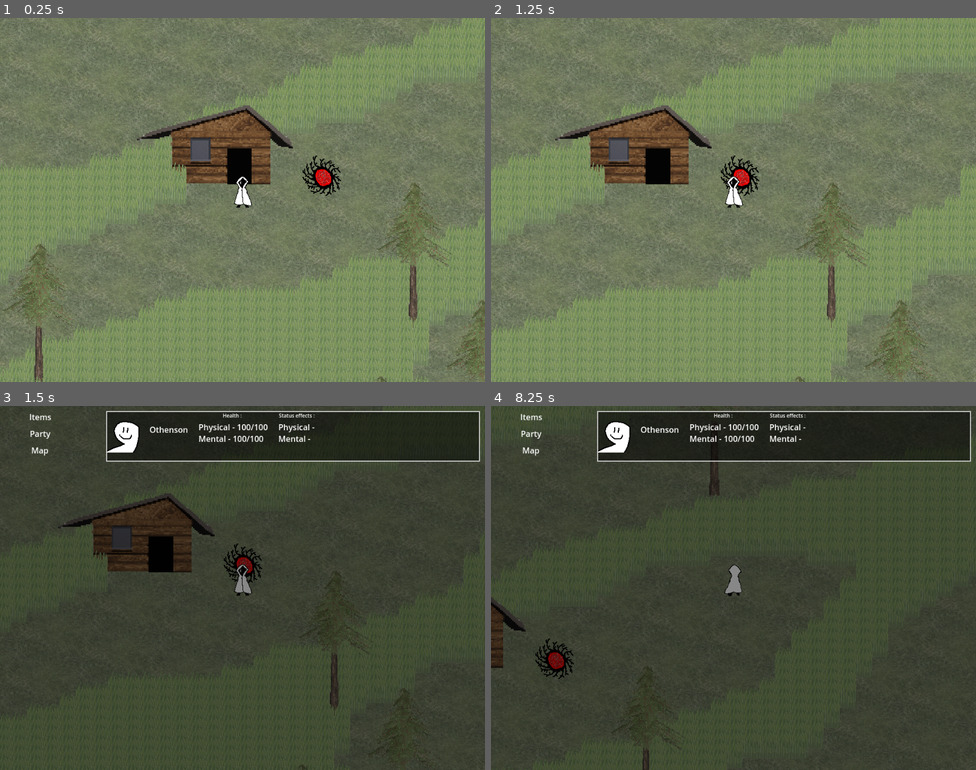
Above: before the commit, frames 1-4 (two rows, left to right).
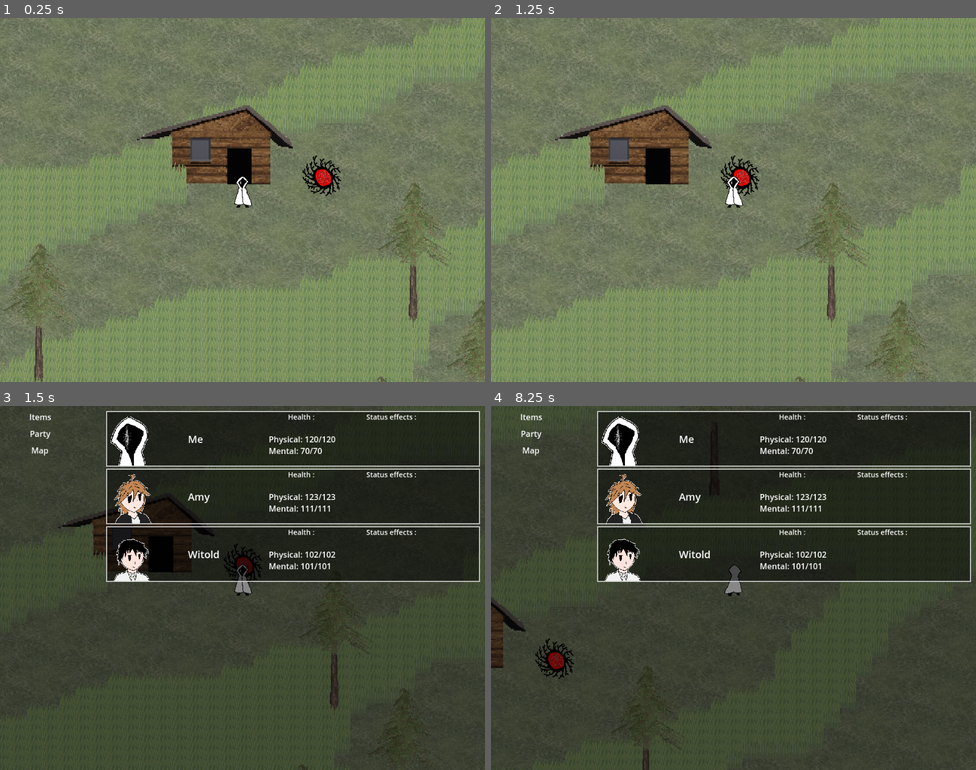
Above: after the commit, the same moments.

Repository: Herosege/PureKillRot
Game: Godot game, scene res://Scenes/Regions/main.tscn
Two runs of this game, one before a commit and one after it. Both use one fixed random seed, a clock stepped at 60 frames per second and the inputs below.
Inputs:
- Up to frame 1 (0.25 s): no input
- Up to frame 2 (1.25 s): tap Enter at 0.5 s; hold Right (move_right) from 0.53 s (still down); tap Z (accept) at 0.6 s
- Up to frame 3 (1.5 s): release Right (move_right) at 1.28 s; hold X (back) from 1.28 s (still down); tap Shift (Sprint) at 1.35 s
- Up to frame 4 (8.25 s): tap Z (accept) at 1.55, 2, 2.1, 2.75, 2.85, 3.5, 3.8, 4.25, 4.35, 5, 5.1, 6.05, 6.6, 7.35 s; release X (back) at 2.03 s; hold Right (move_right) 2.03-2.78 s; hold Up (move_up) 2.78-3.53 s; hold Shift (Sprint) 3.53-4.28 s; hold Left (move_left) 3.53-5.03 s; hold X (back) 5.03-5.78 s; hold Right (move_right) 5.78-6.53 s; tap Shift (Sprint) at 5.85 s; hold Up (move_up) 6.53-7.28 s; hold Right (move_right) 7.28-8.03 s; hold X (back) from 8.03 s (still down); hold Shift (Sprint) from 8.03 s (still down)

Frames 1-2 are identical in both runs. In frame 3, 24% of the frame differs, in the area x 21-99%, y 2-49%; in frame 4, 26%.

Commit message:
added music to battle, started doing the ingame menu

Diff:
--- a/Resources/Customs/Templates/character.gd
+++ b/Resources/Customs/Templates/character.gd
@@ -8,44 +8,42 @@
 
 var Dead = false
 
-var MaxPhysicalHealth : float = 100.0
-var MaxMentalHealth : float = 100.0
+var MaxPhysicalHealth : int = 100
+var MaxMentalHealth : int = 100
 
-var PhysicalStrength : float = 10.0
-var MentalStrength : float = 10.0
-var Defence : float = 1.0
+var PhysicalStrength : int = 10
+var MentalStrength : int = 10
+var Defence : int = 1
 
 #ActiveStats
 
-var PhysicalHealth : float = MaxPhysicalHealth :
+var PhysicalHealth : int = MaxPhysicalHealth :
 	set(val):
-		PhysicalHealth = clamp(val,0.0,MaxPhysicalHealth)
-var MentalHealth : float = MaxMentalHealth:
+		PhysicalHealth = clamp(val,0,MaxPhysicalHealth)
+var MentalHealth : int = MaxMentalHealth:
 	set(val):
-		MentalHealth = clamp(val,0.0,MaxMentalHealth)
+		MentalHealth = clamp(val,0,MaxMentalHealth)
 
-var StatusEffects : Array[Array] = [[],[]]
+var StatusEffects : Array = []
 
 var Skills = []
 var Special = []
 #Methods
 
 #0 for physical
-#1 for mental
-func AddEffect(Type:int,EffectId:int,Duration:int)->void:
-	var FindEff = StatusEffects[Type].find(EffectId)
+func AddEffect(EffectId:int,Duration:int,Stacks:int)->void:
+	var FindEff = StatusEffects.find(EffectId)
 
 	if FindEff>=0:
-		if StatusEffects[Type][FindEff] < Duration:
-			StatusEffects[Type][FindEff] #add duration ref
+		if StatusEffects[FindEff] < Duration:
+			StatusEffects[FindEff] #add duration ref
 		return
-	StatusEffects[Type].append(EffectId)
+	StatusEffects.append(EffectId)
 
-func RemoveEffect(Type:int,EffectId:int)->void:
-	var FindEff = StatusEffects[Type].find(EffectId)
+func RemoveEffect(EffectId:int)->void:
+	var FindEff = StatusEffects.find(EffectId)
 	if FindEff>=0:
-		StatusEffects[Type].remove_at(FindEff)
-	return
+		StatusEffects.remove_at(FindEff)
 
 func _init(aa,bb,a,b,c,d,e,Sk = []):
 	Name = aa
--- a/Scenes/UIElements/action_feed_label.tscn
+++ b/Scenes/UIElements/action_feed_label.tscn
@@ -3,11 +3,11 @@
 [ext_resource type="Script" uid="uid://wfeb4frahuso" path="res://Script/UIElements/action_feed_label.gd" id="1_16hjm"]
 
 [sub_resource type="LabelSettings" id="LabelSettings_wfhf3"]
+font_size = 20
 outline_size = 6
 outline_color = Color(0, 0, 0, 1)
 
 [node name="ActionFeedLabel" type="Label"]
-modulate = Color(1, 1, 1, 0.866667)
 size_flags_vertical = 8
 text = "abba"
 label_settings = SubResource("LabelSettings_wfhf3")
--- a/Scenes/UIElements/char_profile.tscn
+++ b/Scenes/UIElements/char_profile.tscn
@@ -23,22 +23,6 @@
 [sub_resource type="LabelSettings" id="LabelSettings_8kfvr"]
 font_size = 18
 
-[sub_resource type="Animation" id="Animation_g0p1d"]
-resource_name = "flash"
-length = 0.25
-tracks/0/type = "value"
-tracks/0/imported = false
-tracks/0/enabled = true
-tracks/0/path = NodePath("StatsPicture/TextureRect:material:shader_parameter/FlashAmnt")
-tracks/0/interp = 1
-tracks/0/loop_wrap = true
-tracks/0/keys = {
-"times": PackedFloat32Array(0, 0.05, 0.25),
-"transitions": PackedFloat32Array(1, 1, 1.46409),
-"update": 0,
-"values": [0.0, 1.0, 0.0]
-}
-
 [sub_resource type="Animation" id="Animation_ptu7r"]
 length = 0.001
 tracks/0/type = "value"
@@ -52,6 +36,22 @@
 "transitions": PackedFloat32Array(1),
 "update": 0,
 "values": [0.0]
+}
+
+[sub_resource type="Animation" id="Animation_g0p1d"]
+resource_name = "flash"
+length = 0.25
+tracks/0/type = "value"
+tracks/0/imported = false
+tracks/0/enabled = true
+tracks/0/path = NodePath("StatsPicture/TextureRect:material:shader_parameter/FlashAmnt")
+tracks/0/interp = 1
+tracks/0/loop_wrap = true
+tracks/0/keys = {
+"times": PackedFloat32Array(0, 0.25),
+"transitions": PackedFloat32Array(1, 1.46409),
+"update": 0,
+"values": [1.0, 0.0]
 }
 
 [sub_resource type="AnimationLibrary" id="AnimationLibrary_ptu7r"]
@@ -105,6 +105,7 @@
 theme_override_constants/separation = 10
 
 [node name="TextureRect" type="TextureRect" parent="StatsPicture"]
+texture_filter = 3
 material = SubResource("ShaderMaterial_5yglc")
 custom_minimum_size = Vector2(100, 100)
 layout_mode = 2
--- a/Scenes/UIElements/enemy.tscn
+++ b/Scenes/UIElements/enemy.tscn
@@ -36,10 +36,10 @@
 tracks/0/interp = 1
 tracks/0/loop_wrap = true
 tracks/0/keys = {
-"times": PackedFloat32Array(0, 0.05, 0.25),
-"transitions": PackedFloat32Array(1, 1, 1.46409),
+"times": PackedFloat32Array(0, 0.25),
+"transitions": PackedFloat32Array(1, 1.46409),
 "update": 0,
-"values": [0.0, 1.0, 0.0]
+"values": [1.0, 0.0]
 }
 
 [sub_resource type="AnimationLibrary" id="AnimationLibrary_320pc"]
--- a/Scenes/fight_scene.tscn
+++ b/Scenes/fight_scene.tscn
@@ -1,9 +1,10 @@
-[gd_scene load_steps=14 format=3 uid="uid://bfmxkonlnbgpe"]
+[gd_scene load_steps=15 format=3 uid="uid://bfmxkonlnbgpe"]
 
 [ext_resource type="Script" uid="uid://d0lg86i44nlqy" path="res://Script/fight_scene.gd" id="1_43a11"]
 [ext_resource type="Texture2D" uid="uid://dbbp3lwlsb60m" path="res://Assets/Textures/Images/plains.png" id="2_1a0q2"]
 [ext_resource type="Script" uid="uid://bfma5jes48a7e" path="res://Script/UIElements/action_feed.gd" id="4_78axv"]
 [ext_resource type="Script" uid="uid://7avv4jlxpcq6" path="res://Script/UIElements/damage_nums.gd" id="6_1a0q2"]
+[ext_resource type="AudioStream" uid="uid://f4sec1j6lbfv" path="res://Assets/Sound/battle_plainsif BattleEnemies.size() == 0 BattleEnd(1) return.ogg" id="6_j70gj"]
 [ext_resource type="PackedScene" uid="uid://bp77o3susnype" path="res://Scenes/UIElements/cursor.tscn" id="7_fwfnk"]
 
 [sub_resource type="StyleBoxFlat" id="StyleBoxFlat_uxmv6"]
@@ -539,6 +540,14 @@
 wait_time = 0.7
 one_shot = true
 
+[node name="Audio" type="Node" parent="."]
+
+[node name="Music" type="AudioStreamPlayer" parent="Audio"]
+stream = ExtResource("6_j70gj")
+volume_db = -8.0
+autoplay = true
+parameters/looping = true
+
 [node name="AttackTexture" type="TextureRect" parent="."]
 layout_mode = 1
 anchors_preset = 8
--- a/Scenes/menu.tscn
+++ b/Scenes/menu.tscn
@@ -1,7 +1,8 @@
-[gd_scene load_steps=5 format=3 uid="uid://e55yhkovq1g7"]
+[gd_scene load_steps=8 format=3 uid="uid://e55yhkovq1g7"]
 
 [ext_resource type="Script" uid="uid://dykt2u38tm08n" path="res://Script/menu.gd" id="1_qd5w8"]
 [ext_resource type="Texture2D" uid="uid://bls8cn6je3t52" path="res://Assets/Textures/Sprites_battle/Icons/Othenson.png" id="1_unlas"]
+[ext_resource type="Shader" uid="uid://bxaygjvv1hcr1" path="res://Resources/Shaders/char_profile_border.gdshader" id="2_cayip"]
 
 [sub_resource type="StyleBoxFlat" id="StyleBoxFlat_alioa"]
 bg_color = Color(0, 0, 0, 0.470588)
@@ -10,8 +11,19 @@
 border_width_right = 2
 border_width_bottom = 2
 
+[sub_resource type="ShaderMaterial" id="ShaderMaterial_158mb"]
+resource_local_to_scene = true
+shader = ExtResource("2_cayip")
+shader_parameter/line_color = Color(1, 1, 1, 1)
+shader_parameter/line_thickness = 1.0
+shader_parameter/FlashOn = false
+shader_parameter/FlashAmnt = 0.0
+
+[sub_resource type="LabelSettings" id="LabelSettings_cayip"]
+font_size = 20
+
 [sub_resource type="LabelSettings" id="LabelSettings_vtf3y"]
-font_size = 10
+font_size = 14
 
 [node name="Menu" type="Control"]
 process_mode = 3
@@ -77,16 +89,16 @@
 layout_mode = 2
 theme_override_constants/margin_left = 200
 
-[node name="VBoxContainer" type="VBoxContainer" parent="MarginContainer/MarginContainer"]
+[node name="ProfilesContainer" type="VBoxContainer" parent="MarginContainer/MarginContainer"]
 layout_mode = 2
 
-[node name="CharacterSlot" type="Panel" parent="MarginContainer/MarginContainer/VBoxContainer"]
-custom_minimum_size = Vector2(0, 100)
+[node name="CharacterSlot" type="Panel" parent="MarginContainer/MarginContainer/ProfilesContainer"]
+custom_minimum_size = Vector2(0, 110)
 layout_direction = 2
 layout_mode = 2
 theme_override_styles/panel = SubResource("StyleBoxFlat_alioa")
 
-[node name="MarginContainer" type="MarginContainer" parent="MarginContainer/MarginContainer/VBoxContainer/CharacterSlot"]
+[node name="MC" type="MarginContainer" parent="MarginContainer/MarginContainer/ProfilesContainer/CharacterSlot"]
 layout_mode = 1
 anchors_preset = 15
 anchor_right = 1.0
@@ -98,63 +110,65 @@
 theme_override_constants/margin_right = 2
 theme_override_constants/margin_bottom = 2
 
-[node name="CharacterInfo" type="HBoxContainer" parent="MarginContainer/MarginContainer/VBoxContainer/CharacterSlot/MarginContainer"]
+[node name="CharacterInfo" type="HBoxContainer" parent="MarginContainer/MarginContainer/ProfilesContainer/CharacterSlot/MC"]
 custom_minimum_size = Vector2(0, 64)
 layout_mode = 2
-theme_override_constants/separation = 20
+theme_override_constants/separation = 60
 
-[node name="CharIcon" type="TextureRect" parent="MarginContainer/MarginContainer/VBoxContainer/CharacterSlot/MarginContainer/CharacterInfo"]
-custom_minimum_size = Vector2(64, 64)
+[node name="CharIcon" type="TextureRect" parent="MarginContainer/MarginContainer/ProfilesContainer/CharacterSlot/MC/CharacterInfo"]
+texture_filter = 3
+material = SubResource("ShaderMaterial_158mb")
+custom_minimum_size = Vector2(100, 100)
 layout_mode = 2
 size_flags_horizontal = 4
-size_flags_vertical = 4
+size_flags_vertical = 8
 texture = ExtResource("1_unlas")
 expand_mode = 1
 stretch_mode = 4
 
-[node name="Name" type="Label" parent="MarginContainer/MarginContainer/VBoxContainer/CharacterSlot/MarginContainer/CharacterInfo"]
+[node name="Name" type="Label" parent="MarginContainer/MarginContainer/ProfilesContainer/CharacterSlot/MC/CharacterInfo"]
+custom_minimum_size = Vector2(100, 0)
 layout_mode = 2
+size_flags_horizontal = 4
 text = "Othenson
 "
+label_settings = SubResource("LabelSettings_cayip")
+vertical_alignment = 1
+autowrap_mode = 2
 
-[node name="VBoxContainer" type="VBoxContainer" parent="MarginContainer/MarginContainer/VBoxContainer/CharacterSlot/MarginContainer/CharacterInfo"]
+[node name="HealthCont" type="VBoxContainer" parent="MarginContainer/MarginContainer/ProfilesContainer/CharacterSlot/MC/CharacterInfo"]
 layout_mode = 2
 
-[node name="Label4" type="Label" parent="MarginContainer/MarginContainer/VBoxContainer/CharacterSlot/MarginContainer/CharacterInfo/VBoxContainer"]
+[node name="Label4" type="Label" parent="MarginContainer/MarginContainer/ProfilesContainer/CharacterSlot/MC/CharacterInfo/HealthCont"]
 layout_mode = 2
 text = "Health : "
 label_settings = SubResource("LabelSettings_vtf3y")
 horizontal_alignment = 1
 
-[node name="VBoxContainer" type="VBoxContainer" parent="MarginContainer/MarginContainer/VBoxContainer/CharacterSlot/MarginContainer/CharacterInfo/VBoxContainer"]
+[node name="HealthVals" type="VBoxContainer" parent="MarginContainer/MarginContainer/ProfilesContainer/CharacterSlot/MC/CharacterInfo/HealthCont"]
 layout_mode = 2
+size_flags_horizontal = 4
+size_flags_vertical = 3
 theme_override_constants/separation = 0
+alignment = 1
 
-[node name="Label2" type="Label" parent="MarginContainer/MarginContainer/VBoxContainer/CharacterSlot/MarginContainer/CharacterInfo/VBoxContainer/VBoxContainer"]
+[node name="Phys" type="Label" parent="MarginContainer/MarginContainer/ProfilesContainer/CharacterSlot/MC/CharacterInfo/HealthCont/HealthVals"]
 layout_mode = 2
 text = "Physical - 100/100"
 
-[node name="Label3" type="Label" parent="MarginContainer/MarginContainer/VBoxContainer/CharacterSlot/MarginContainer/CharacterInfo/VBoxContainer/VBoxContainer"]
+[node name="Ment" type="Label" parent="MarginContainer/MarginContainer/ProfilesContainer/CharacterSlot/MC/CharacterInfo/HealthCont/HealthVals"]
 layout_mode = 2
 text = "Mental - 100/100"
 
-[node name="VBoxContainer2" type="VBoxContainer" parent="MarginContainer/MarginContainer/VBoxContainer/CharacterSlot/MarginContainer/CharacterInfo"]
+[node name="StatusCont" type="VBoxContainer" parent="MarginContainer/MarginContainer/ProfilesContainer/CharacterSlot/MC/CharacterInfo"]
 layout_mode = 2
 
-[node name="Label4" type="Label" parent="MarginContainer/MarginContainer/VBoxContainer/CharacterSlot/MarginContainer/CharacterInfo/VBoxContainer2"]
+[node name="Label4" type="Label" parent="MarginContainer/MarginContainer/ProfilesContainer/CharacterSlot/MC/CharacterInfo/StatusCont"]
 layout_mode = 2
 text = "Status effects : "
 label_settings = SubResource("LabelSettings_vtf3y")
 horizontal_alignment = 1
 
-[node name="VBoxContainer" type="VBoxContainer" parent="MarginContainer/MarginContainer/VBoxContainer/CharacterSlot/MarginContainer/CharacterInfo/VBoxContainer2"]
+[node name="StatusEffects" type="VBoxContainer" parent="MarginContainer/MarginContainer/ProfilesContainer/CharacterSlot/MC/CharacterInfo/StatusCont"]
 layout_mode = 2
 theme_override_constants/separation = 0
-
-[node name="Label2" type="Label" parent="MarginContainer/MarginContainer/VBoxContainer/CharacterSlot/MarginContainer/CharacterInfo/VBoxContainer2/VBoxContainer"]
-layout_mode = 2
-text = "Physical - "
-
-[node name="Label3" type="Label" parent="MarginContainer/MarginContainer/VBoxContainer/CharacterSlot/MarginContainer/CharacterInfo/VBoxContainer2/VBoxContainer"]
-layout_mode = 2
-text = "Mental - "
--- a/Script/GlobalClasses/enums.gd
+++ b/Script/GlobalClasses/enums.gd
@@ -1,3 +1,3 @@
 extends Node
 
-enum TSkill{Damage,ApStatus}
+enum TSkill{Damage,ApplyStatus}
--- a/Script/UIElements/action_feed_label.gd
+++ b/Script/UIElements/action_feed_label.gd
@@ -1,6 +1,6 @@
 extends Label
 
-const AFLTime = 5.0
+const AFLTime = 5.9
 
 var t = 0.0
 
--- a/Script/fight_scene.gd
+++ b/Script/fight_scene.gd
@@ -16,6 +16,7 @@
 @onready var OverlayColor = get_node("Overlay/ColorRect")
 @onready var EnNameDis = get_node("UI/EnemyNameDisplay")
 @onready var AttTexture = get_node("AttackTexture")
+@onready var Audio = get_node("Audio")
 
 @onready var ItemScene = load("res://Scenes/UIElements/item.tscn")
 
@@ -414,13 +415,13 @@
 			SkillUse(SkillT,TargetArray,TargetType,EnemyType,AttackedName)
 			DamagedFlashAnim(EnemNode)
 
-			SkillUseTimer.start(0.6)
+			SkillUseTimer.start(0.85)
 			await SkillUseTimer.timeout
 
 			CheckDeadUpdate(TargetArray,TargetType,EnemyType,CharaType,AttackedName)
 			if CheckEndFight():
 				return
-			SkillUseTimer.start(0.05)
+			SkillUseTimer.start(0.55)
 			await SkillUseTimer.timeout
 	ResetMenu()
 	if FightParty:
@@ -524,6 +525,7 @@
 
 #0-lose   1-win
 func BattleEnd(type):
+	Audio.get_node("Music").stop()
 	if type == 0:
 		HaltAction = true
 		TextToSet = "You lost"
--- a/Script/menu.gd
+++ b/Script/menu.gd
@@ -2,11 +2,30 @@
 
 var MenuActive = false
 
+@onready var Profs = get_node("MarginContainer/MarginContainer/ProfilesContainer")
+
 func _ready():
-	visible = false
+	#visible = false
+	GenMenuProfiles()
+	UpdateMenuStats()
 
 func _process(delta):
 	if Input.is_action_just_pressed("back") and !Globals.InDialogue:
+		UpdateMenuStats()
 		MenuActive = !MenuActive
 		visible = MenuActive
 		get_tree().paused = MenuActive
+
+func GenMenuProfiles():
+	for i in PartyInfo.MainParty.size()-1:
+		var ProfDup = Profs.get_node("CharacterSlot").duplicate()
+		Profs.add_child(ProfDup)
+
+func UpdateMenuStats():
+	var ProfChildren = Profs.get_children()
+	for i in ProfChildren.size():
+		var CharInfo = ProfChildren[i].get_node("MC/CharacterInfo")
+		CharInfo.get_node("CharIcon").texture = PartyInfo.MainParty[i].Icon
+		CharInfo.get_node("Name").text = str(PartyInfo.MainParty[i].Name)
+		CharInfo.get_node("HealthCont/HealthVals/Phys").text = "Physical: " + str(PartyInfo.MainParty[i].PhysicalHealth) + "/" + str(PartyInfo.MainParty[i].MaxPhysicalHealth)
+		CharInfo.get_node("HealthCont/HealthVals/Ment").text = "Mental: " + str(PartyInfo.MainParty[i].MentalHealth) + "/" + str(PartyInfo.MainParty[i].MaxMentalHealth)
Not shown, added: Assets/Sound/battle_plainsif BattleEnemies.size() == 0 BattleEnd(1) return.ogg.import
Not shown, added: Assets/Sound/battle_plainsif BattleEnemies.size() == 0 BattleEnd(1) return.ogg
